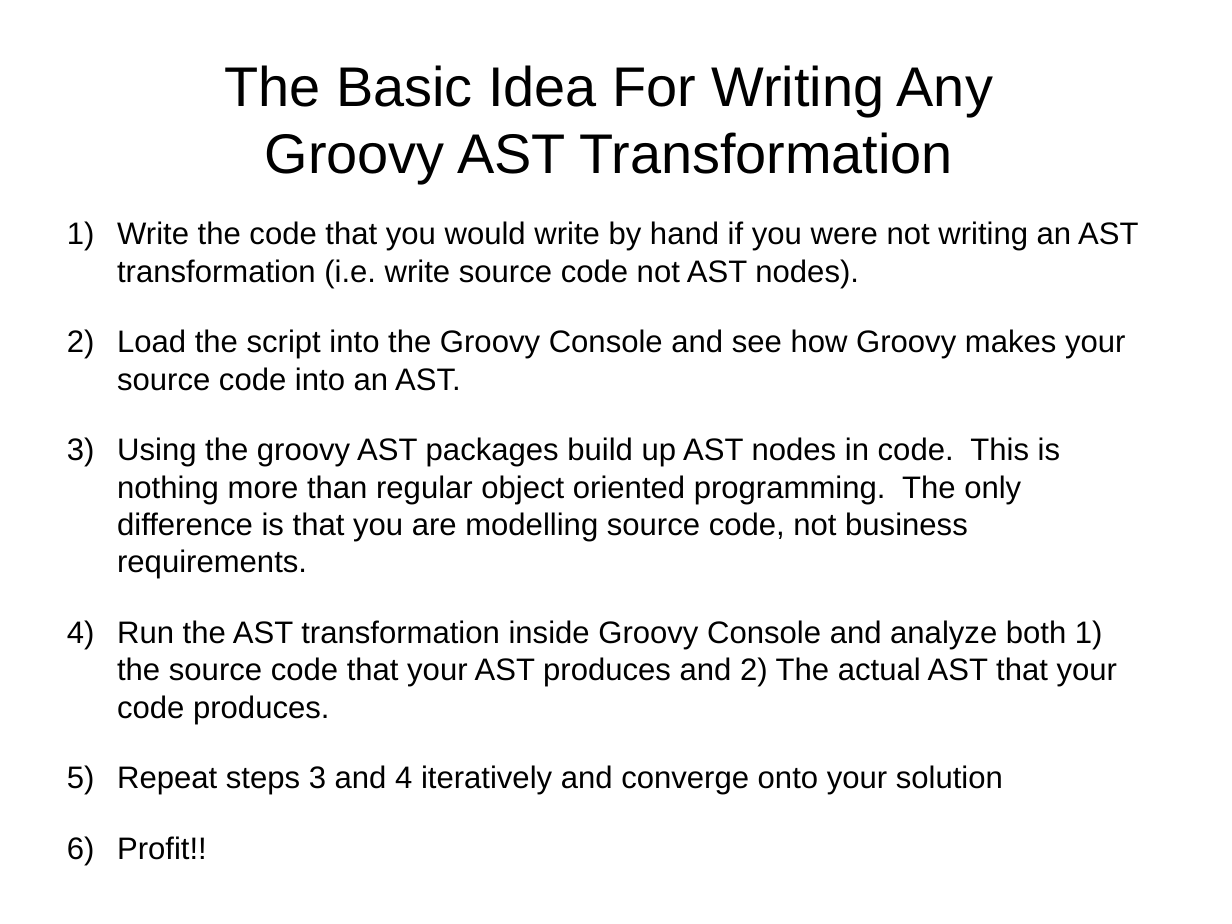
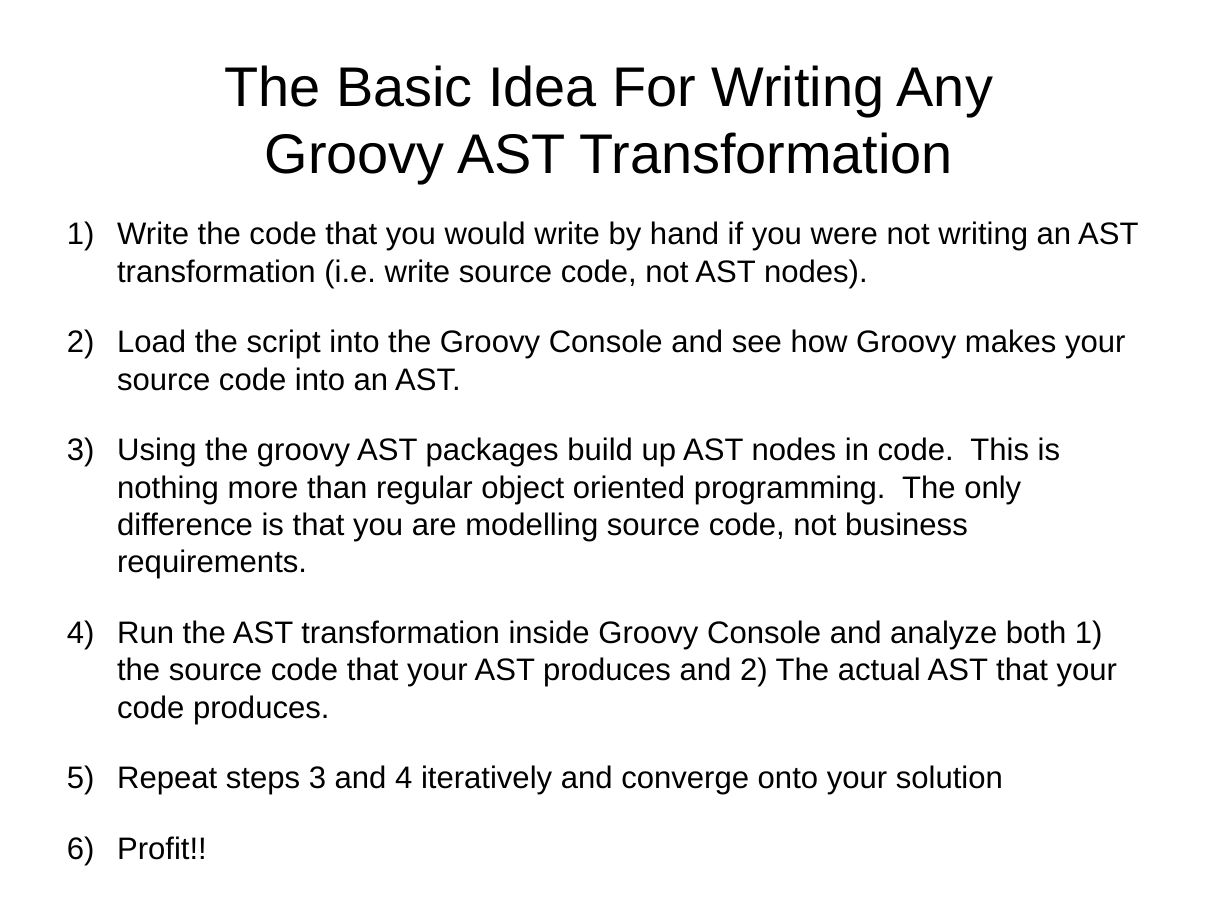
Before and after one commit to dwclark/AstTransformations, a slide deck: slide 13 of ast.odp. Drawn at 1232x924 pixels with LibreOffice and Linux fonts; fonts in the diff are those of the drawing. Boxes give left, top, right and bottom in pixels: in the first picture for what was removed or moved away, otherwise in the second. Text is boxed around its words. In the diff, an @@ line names an element or a change of style, - is before the commit and + after.

```diff
--- a/ast.odp
+++ b/ast.odp
@@ text at box(117, 221, 1138, 288): text changed @@
-1) Write the code that you would write by hand if you were not writing an AST transformation (i.e. write source code not AST nodes).
+1) Write the code that you would write by hand if you were not writing an AST transformation (i.e. write source code, not AST nodes).
```
Also in this commit, not shown: 8 other slides changed.
